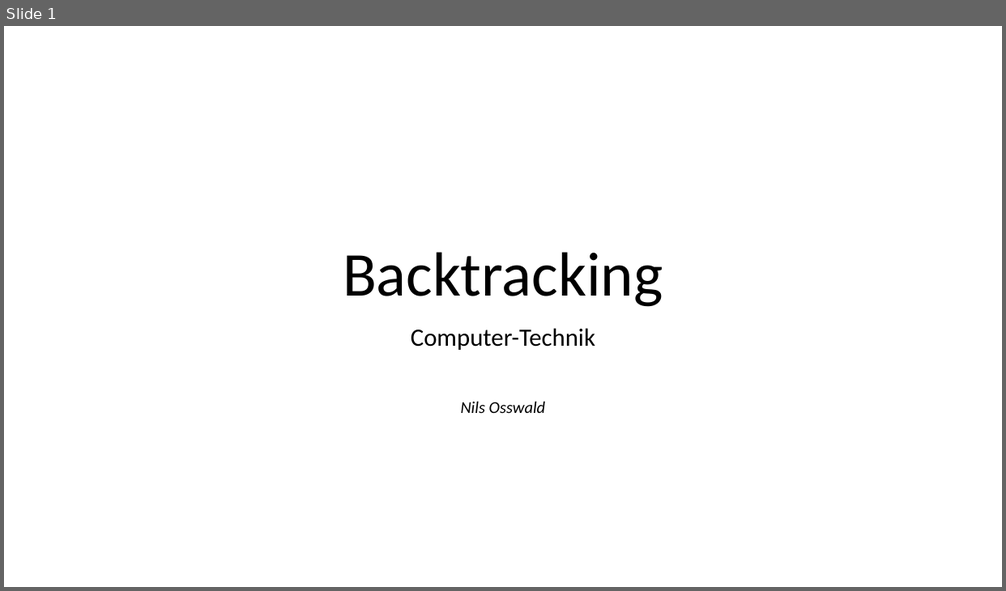
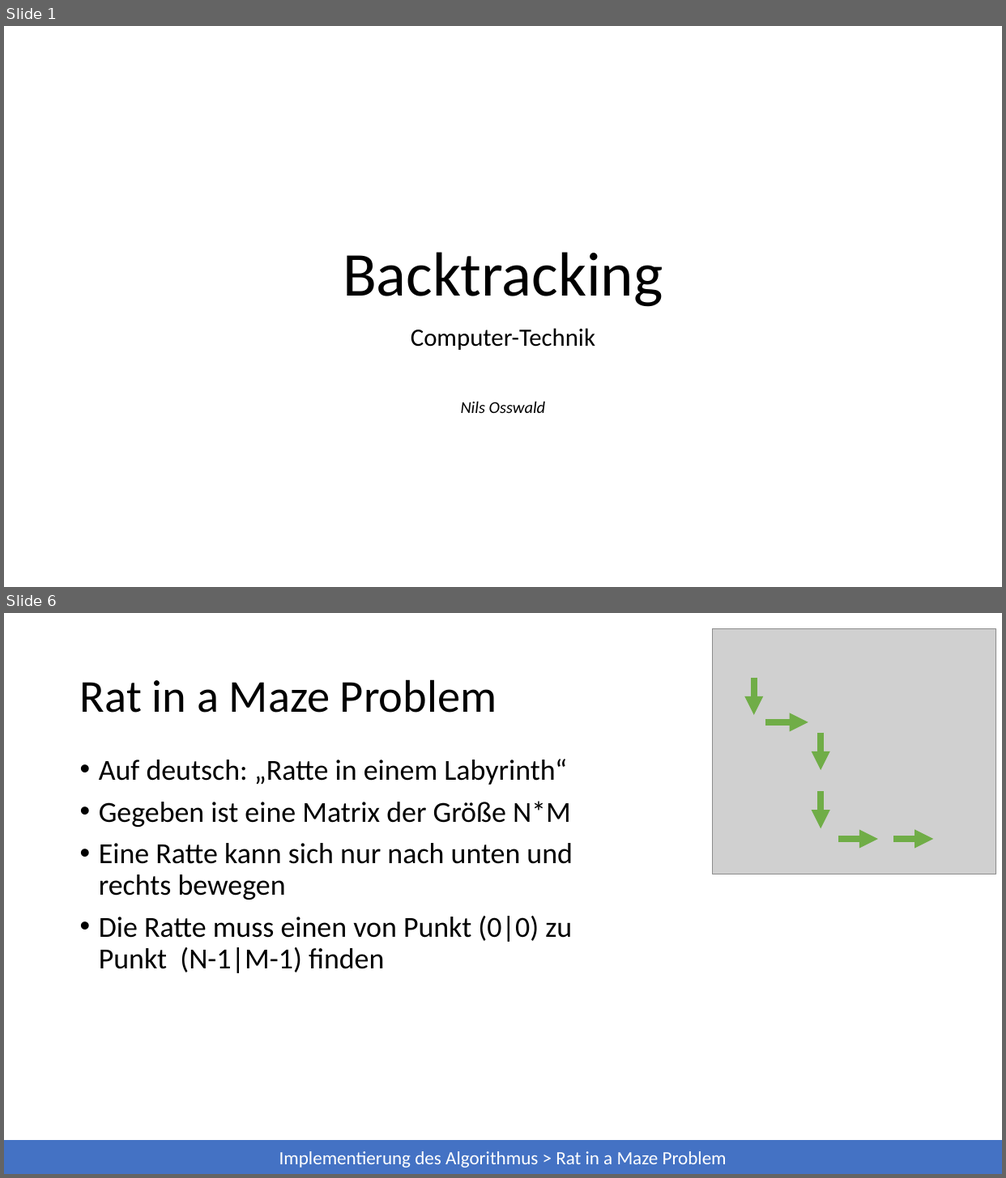
Before and after one commit to 7rebux/backtracking, a slide deck: _presentation/main.pptx. Shown one above the other, each under a label of ours: slide 1 before the commit, slides 1 and 6 after it; the slides between them are not shown. The pictures are 1006x591 and 1006x1178 pixels, drawn with LibreOffice and Linux fonts; fonts in the diff are those of the drawing; grey boxes stand for pictures. Boxes give left, top, right and bottom in pixels: in the first picture for what was removed or moved away, otherwise in the second. Text is boxed around its words. In the diff, an @@ line names an element or a change of style, - is before the commit and + after.

```diff
--- a/_presentation/main.pptx
+++ b/_presentation/main.pptx
@@ slide 6 added at <box>4,613,1002,1174</box>, background #FFFFFF @@
@@ picture added at <box>713,628,996,875</box> @@
@@ title added at <box>80,679,496,713</box>, 44 pt, text #000000 @@
+Rat in a Maze Problem
@@ arrow added from (754, 677) to (754, 715), #70AD47 6 pt @@
@@ arrow added from (766, 722) to (809, 722), #70AD47 6 pt @@
@@ arrow added from (820, 733) to (820, 770), #70AD47 6 pt @@
@@ text added at <box>99,759,573,973</box>, 28 pt, text #000000 @@
+• Auf deutsch: „Ratte in einem Labyrinth“
+• Gegeben ist eine Matrix der Größe N*M
+• Eine Ratte kann sich nur nach unten und rechts bewegen
+• Die Ratte muss einen von Punkt (0|0) zu Punkt (N-1|M-1) finden
@@ arrow added from (820, 791) to (820, 828), #70AD47 6 pt @@
@@ arrow added from (839, 839) to (879, 839), #70AD47 6 pt @@
@@ arrow added from (894, 839) to (934, 839), #70AD47 6 pt @@
@@ rectangle added at <box>4,1141,1002,1174</box>, fill #4472C4, 18 pt, text #FFFFFF @@
+Implementierung des Algorithmus > Rat in a Maze Problem
```
Also in this commit, not shown: 3 slides changed, 10 other slides added, 8 other files.
